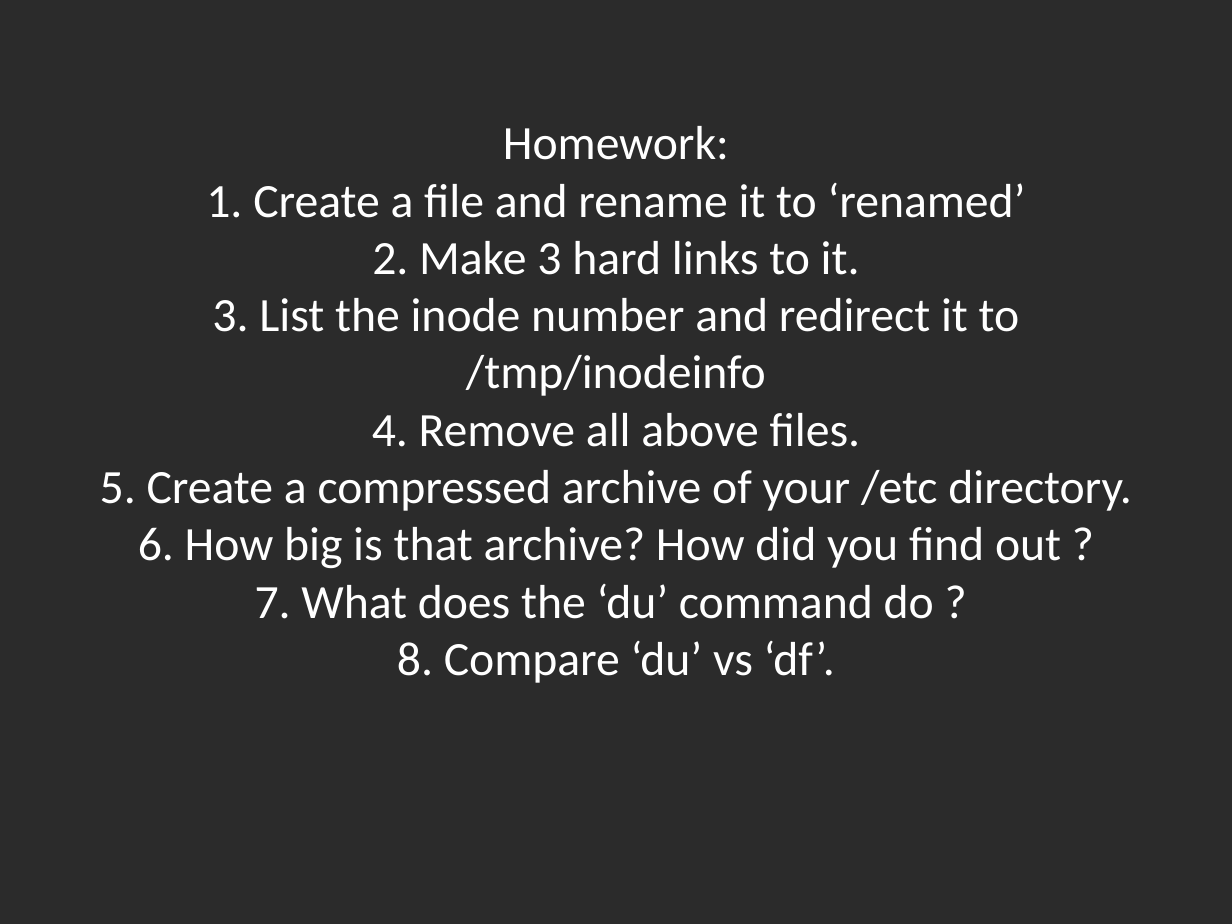
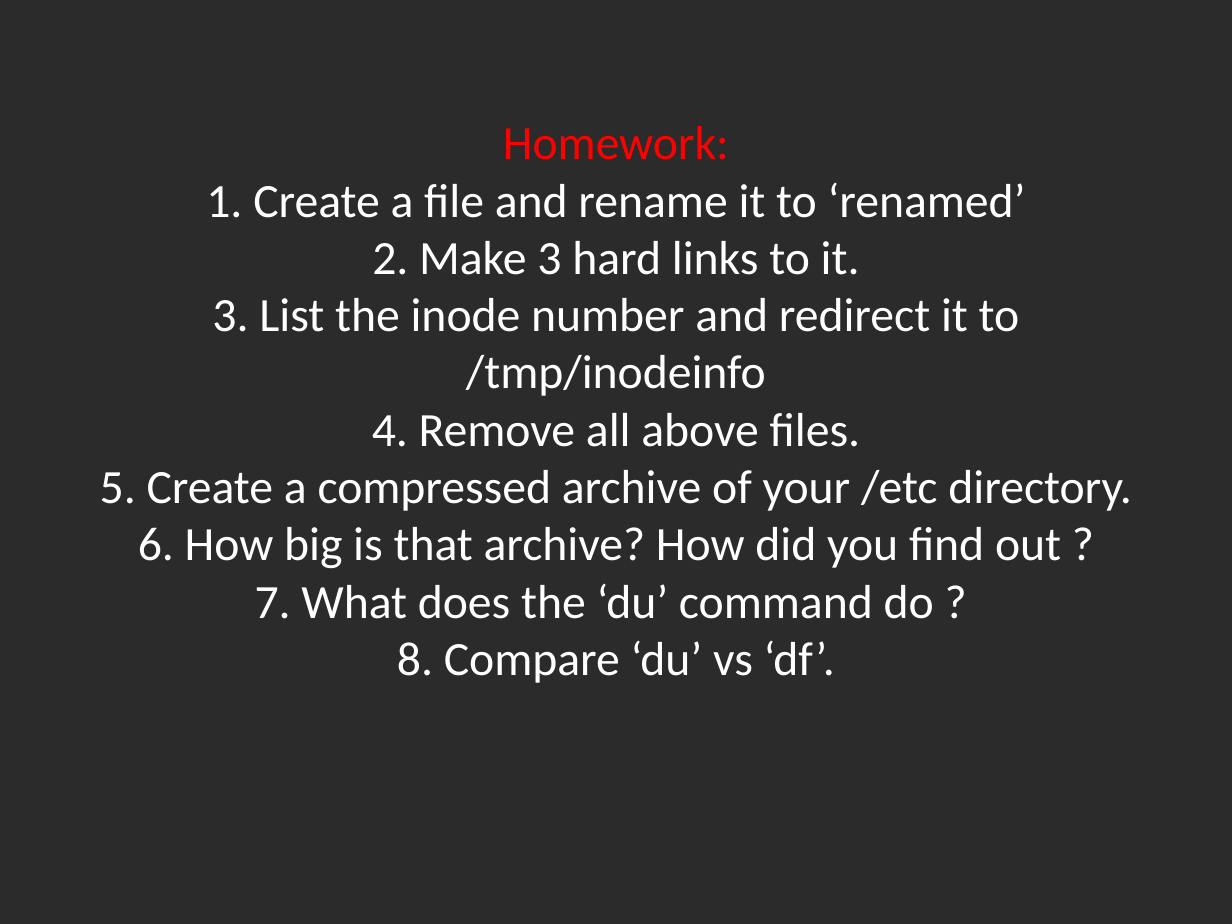
Before and after one commit to Academy-Soft-Intellect/Linux-Course, a slide deck: slide 12 of 3.FileSystem/03-FileSystem.pptx. Drawn at 1232x924 pixels with LibreOffice and Linux fonts; fonts in the diff are those of the drawing; background and template pictures are left out; a plain dark background stands for a picture behind light text. Boxes give left, top, right and bottom in pixels: in the first picture for what was removed or moved away, otherwise in the second. Text is boxed around its words. In the diff, an @@ line names an element or a change of style, - is before the commit and + after.

```diff
--- a/3.FileSystem/03-FileSystem.pptx
+++ b/3.FileSystem/03-FileSystem.pptx
@@ title "Homework: 1. Create a file ..." at bbox=[100, 126, 1132, 683]: text colour #FFFFFF to #FF0000 in "Homework:" @@
```
Also in this commit, not shown: 5 other slides changed, 4 other files.
